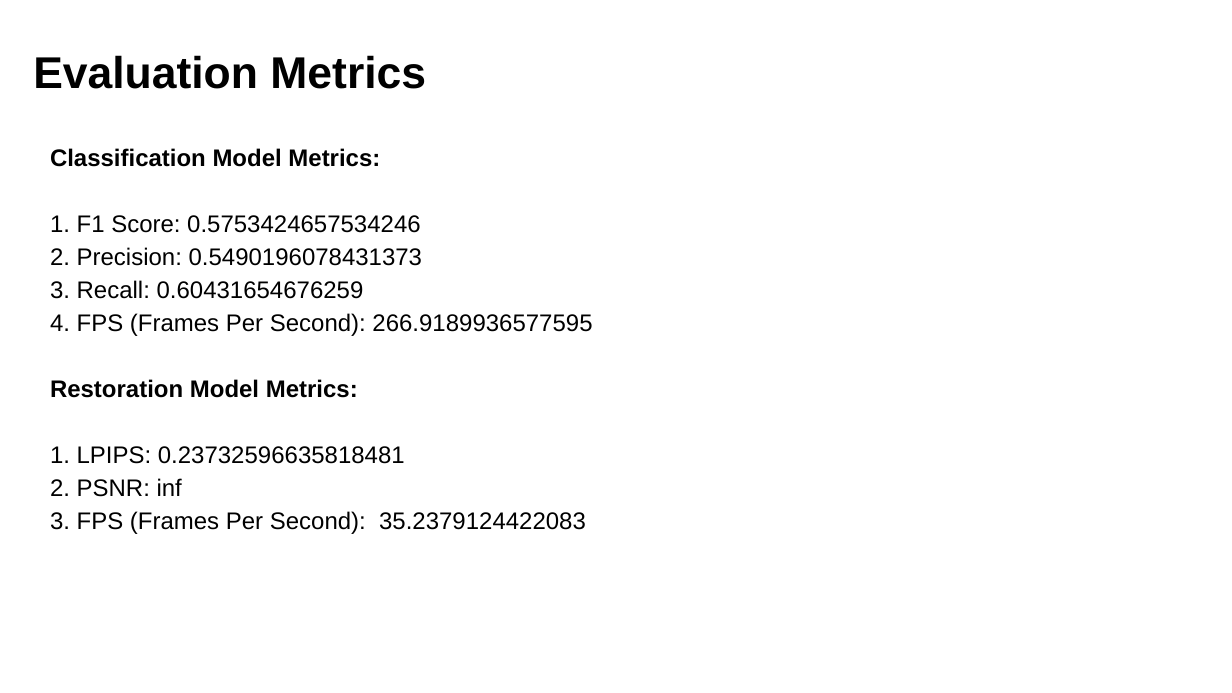
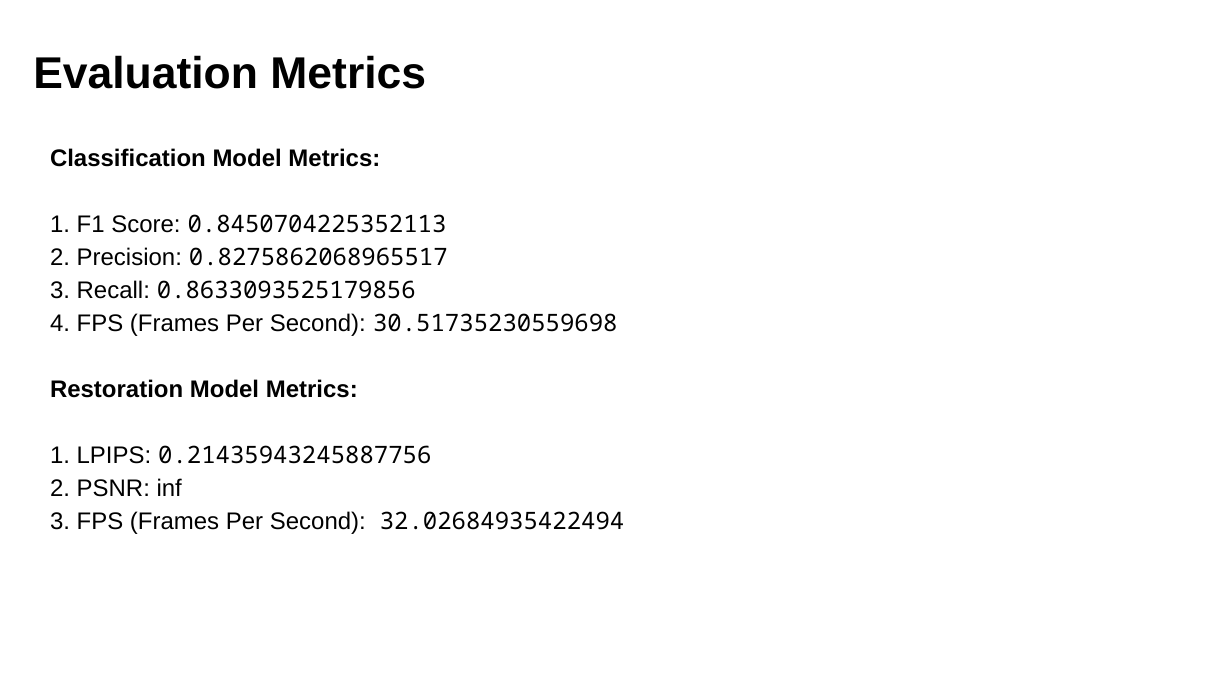
Before and after one commit to nitesh030923/Pixelation-Detection-And-Restoration, a slide deck: slide 13 of Documentation/Intel_Unnati_Submission.pptx (slide 12 before the commit). Drawn at 1232x693 pixels with LibreOffice and Linux fonts; fonts in the diff are those of the drawing; background and template pictures are left out. Boxes give left, top, right and bottom in pixels: in the first picture for what was removed or moved away, otherwise in the second. Text is boxed around its words. In the diff, an @@ line names an element or a change of style, - is before the commit and + after.

Commit message:
Updated the ppt

```diff
--- a/Documentation/Intel_Unnati_Submission.pptx
+++ b/Documentation/Intel_Unnati_Submission.pptx
@@ text at (50,214,617,336): text changed; font Arial to Noto Sans Mono @@
-1. F1 Score: 0.5753424657534246
-2. Precision: 0.5490196078431373
-3. Recall: 0.60431654676259
-4. FPS (Frames Per Second): 266.9189936577595
+1. F1 Score: 0.8450704225352113
+2. Precision: 0.8275862068965517
+3. Recall: 0.8633093525179856
+4. FPS (Frames Per Second): 30.51735230559698
@@ text at (50,445,431,464): text changed; font Arial to Noto Sans Mono @@
-1. LPIPS: 0.23732596635818481
+1. LPIPS: 0.21435943245887756
@@ text at (50,511,624,534): text changed @@
-3. FPS (Frames Per Second): 35.2379124422083
+3. FPS (Frames Per Second): 32.02684935422494
```
Also in this commit, not shown: 4 other slides changed, 2 slides added, 1 slide removed.
